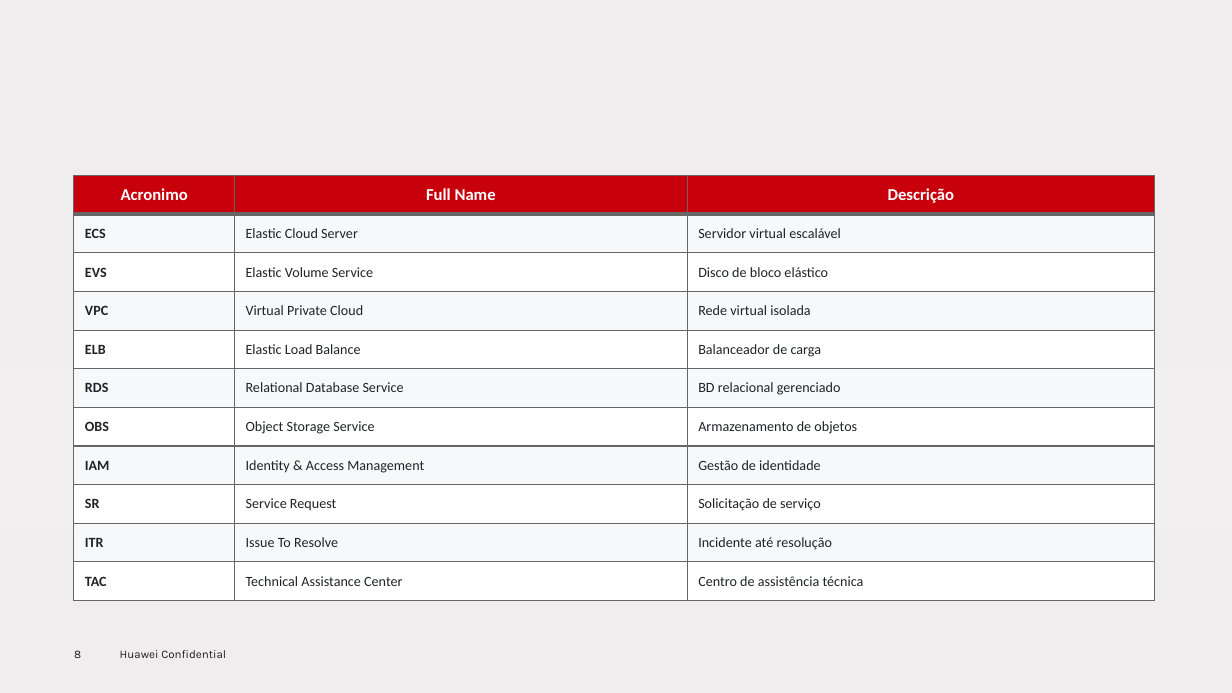
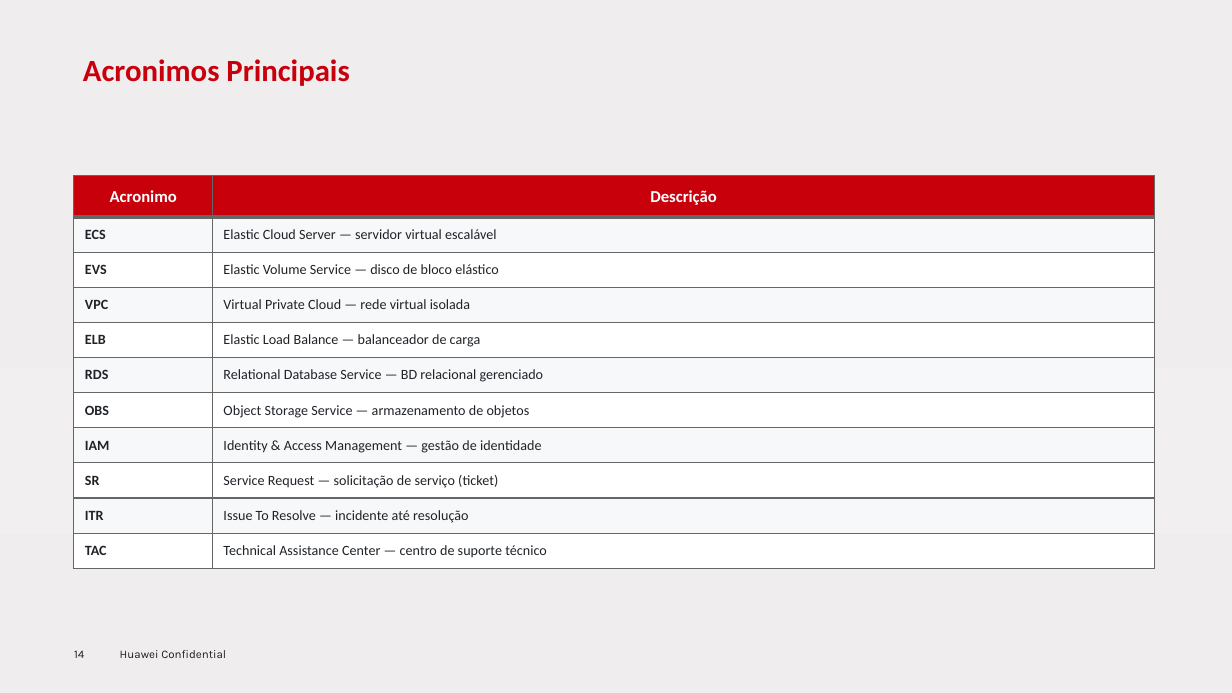
Before and after one commit to RaulMyron/Huawei-doc-templates, a slide deck: slide 14 of examples/ppt/pt-br/sample-pt-br.pptx (slide 8 before the commit). Drawn at 1232x693 pixels with LibreOffice and Linux fonts; fonts in the diff are those of the drawing; background and template pictures are left out. Boxes give left, top, right and bottom in pixels: in the first picture for what was removed or moved away, otherwise in the second. Text is boxed around its words. In the diff, an @@ line names an element or a change of style, - is before the commit and + after.

Commit message:
PPT: split authorship/thank-you slides, auto-fit tables, expand samples
Library (huawei_ppt.py):
- New authorship_slide() for page-2 back cover (author/version/date table,
  left half, never overlaps right-side branding)
- New thank_you_slide() for closing page; last_slide() is now a deprecated
  alias for it
- _strip_thank_you_from_last_page() removes the template's 'Thank you.'
  text box in-memory so the closing slide re-adds it explicitly
- set_title: top default 0.35 -> 0.55, now pins left to LEFT_MARGIN
- add_table: auto-fit row heights to available space, explicit row
  heights prevent auto-expansion, reduced cell margins
- Footer/content Y tuned (0.15" gap above footer)

SKILL.md: document authorship_slide, thank_you_slide; mark last_slide
deprecated; update skeleton and quick-start steps.

Samples (pt-br, en): expand Serviços chapter with per-service detail
slides (Computação, Armazenamento, Rede, BD, ...) adding an 'O Que
Verificar Primeiro' column; regenerate both decks.

```diff
--- a/examples/ppt/pt-br/sample-pt-br.pptx
+++ b/examples/ppt/pt-br/sample-pt-br.pptx
@@ title added at (83, 59, 349, 86), 24 pt, text #C7000B, bold @@
+Acronimos Principais
@@ table at (74, 175, 1154, 568) @@
-column 2: Full Name | Elastic Cloud Server | Elastic Volume Service | Virtual Private Cloud | Elastic Load Balance | Relational Database Service | Object Storage Service | Identity & Access Management | Service Request | Issue To Resolve | Technical Assistance Center
-column 3: Descrição | Servidor virtual escalável | Disco de bloco elástico | Rede virtual isolada | Balanceador de carga | BD relacional gerenciado | Armazenamento de objetos | Gestão de identidade | Solicitação de serviço | Incidente até resolução | Centro de assistência técnica
+column 2: Descrição | Elastic Cloud Server — servidor virtual escalável | Elastic Volume Service — disco de bloco elástico | Virtual Private Cloud — rede virtual isolada | Elastic Load Balance — balanceador de carga | Relational Database Service — BD relacional gerenciado | Object Storage Service — armazenamento de objetos | Identity & Access Management — gestão de identidade | Service Request — solicitação de serviço (ticket) | Issue To Resolve — incidente até resolução | Technical Assistance Center — centro de suporte técnico
@@ page number at (74, 650, 84, 658): text changed @@
-8
+14
```
Also in this commit, not shown: 17 other slides changed, 7 slides added, 1 slide removed, 5 other files.
